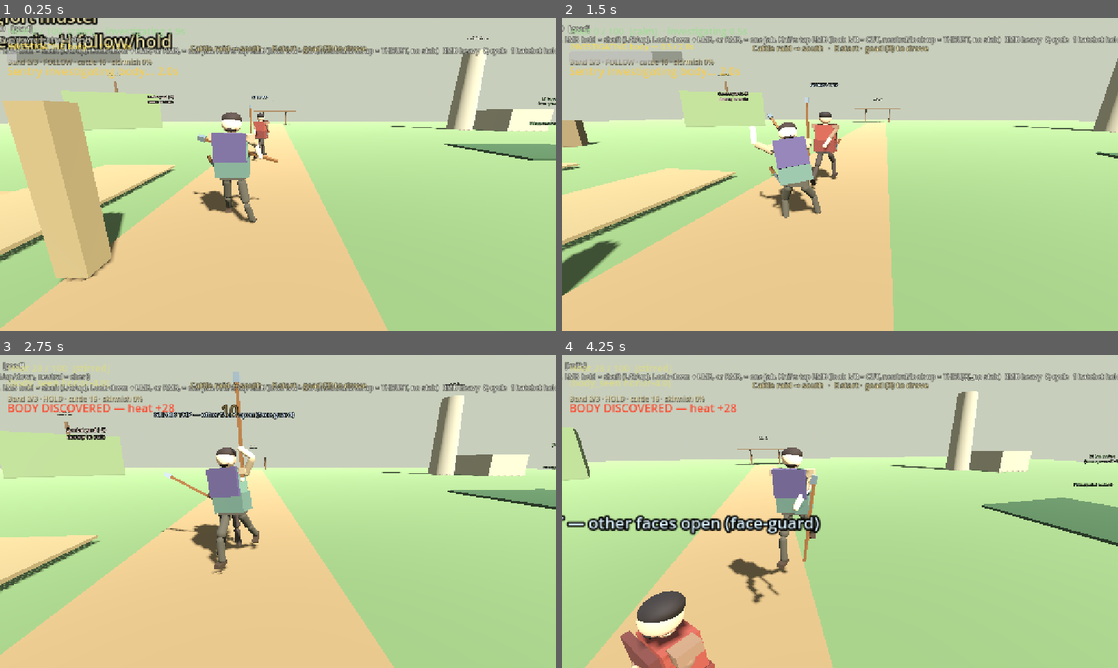
Above: before the commit, frames 1-4 (two rows, left to right).
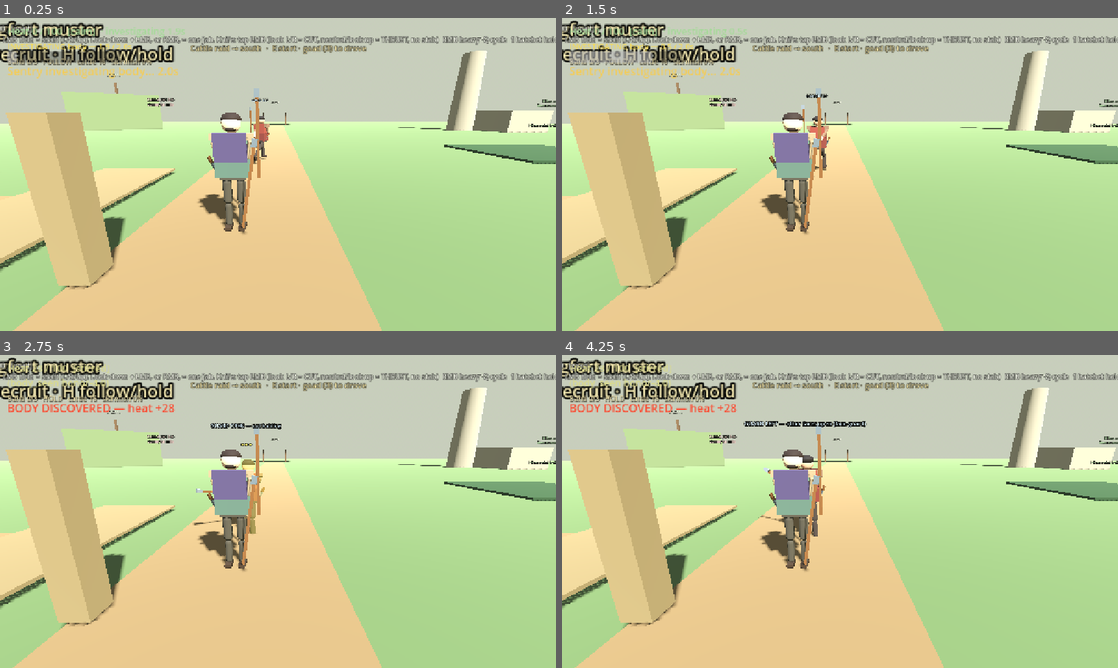
Above: after the commit, the same moments.

Repository: fortins4/devPlayground
Game: Godot game, scene res://scenes/main/main.tscn
The game is run twice, just before and just after one commit, with the same random seed, the same clock (stepped at 60 frames per second) and the same inputs.
Inputs (mouse positions are in pixels of both pictures, inside the frame that each line leads up to):
- Up to frame 1 (0.25 s): no input
- Up to frame 2 (1.5 s): tap Enter at 0.5 s; move the mouse to (867, 174) at 0.52 s; hold Right mouse button (attack_heavy) 0.53-1.28 s; hold W (move_forward) from 0.53 s (still down); click (867, 174) at 0.67 s; tap Space (jump) at 0.77 s; move the mouse to (812, 174) at 1.27 s; click (812, 174) at 1.35 s
- Up to frame 3 (2.75 s): keep holding W (move_forward); tap Space (jump) at 1.52 s; move the mouse to (289, 505) at 2.02 s; hold H (band_toggle) from 2.03 s (still down)
- Up to frame 4 (4.25 s): keep holding W (move_forward); move the mouse to (834, 517) at 2.77 s; release H (band_toggle) at 2.78 s; tap Ctrl (crouch) at 2.85 s; click (834, 517) at 2.92 s; tap Space (jump) at 3.02, 3.77 s; move the mouse to (878, 514) at 3.52 s; hold Q (cycle_weapon) from 3.53 s (still down)

The runs differ from the first frame. In frame 1, 10% of the frame differs, in the area x 0-100%, y 0-100%; in frame 2, 22%; in frame 3, 26%; in frame 4, 36%.
Error after the commit: Parse Error: Function "_pull_shaft_into_spaced_reach()" not found in base self. (res://scripts/characters/player/player_controller.gd:1532)

Commit message:
fix(combat): keep spaced grips in reach after side clear
Over-pushing the mid chord off the chest left the left station 1.6m
from the shoulder, so only the butt hand stuck. Soften side slide,
pull the line into dual-station reach, then light re-clear.

Diff:
--- a/scripts/characters/player/player_controller.gd
+++ b/scripts/characters/player/player_controller.gd
@@ -1451,16 +1451,16 @@
 	# Side arcs stay in front of the torso (−Z). Mid keys used to park the
 	# butt on the centerline so the tip chord cut through the chest.
 	var left: Array = [
-		_swing_line(Vector3(-0.28, 1.34, -0.58), Vector3(-0.72, 0.58, -0.70)),
-		_swing_line(Vector3(-0.18, 1.24, -0.92), Vector3(0.48, 0.22, -1.18)),
-		_swing_line(Vector3(-0.08, 1.14, -0.86), Vector3(0.58, -0.28, -1.05)),
-		_swing_line(Vector3(0.00, 1.12, -0.68), Vector3(0.50, -0.50, -0.78)),
+		_swing_line(Vector3(-0.26, 1.34, -0.55), Vector3(-0.70, 0.55, -0.65)),
+		_swing_line(Vector3(-0.16, 1.22, -0.78), Vector3(0.50, 0.20, -1.00)),
+		_swing_line(Vector3(-0.06, 1.14, -0.74), Vector3(0.58, -0.28, -0.92)),
+		_swing_line(Vector3(0.00, 1.12, -0.62), Vector3(0.50, -0.48, -0.72)),
 	]
 	var right: Array = [
-		_swing_line(Vector3(0.28, 1.34, -0.58), Vector3(0.72, 0.58, -0.70)),
-		_swing_line(Vector3(0.18, 1.24, -0.92), Vector3(-0.48, 0.22, -1.18)),
-		_swing_line(Vector3(0.08, 1.14, -0.86), Vector3(-0.58, -0.28, -1.05)),
-		_swing_line(Vector3(0.00, 1.12, -0.68), Vector3(-0.50, -0.50, -0.78)),
+		_swing_line(Vector3(0.26, 1.34, -0.55), Vector3(0.70, 0.55, -0.65)),
+		_swing_line(Vector3(0.16, 1.22, -0.78), Vector3(-0.50, 0.20, -1.00)),
+		_swing_line(Vector3(0.06, 1.14, -0.74), Vector3(-0.58, -0.28, -0.92)),
+		_swing_line(Vector3(0.00, 1.12, -0.62), Vector3(-0.50, -0.48, -0.72)),
 	]
 	# Overhead chop. Key 0 is the live bar over the head. These keep the
 	# hands high and drop the tip straight down the face side — not the
@@ -1526,15 +1526,20 @@
 	var cleared: Array = _slide_line_off_body(butt_w, tip_w)
 	butt_w = cleared[0]
 	tip_w = cleared[1]
-	if absf(_swing_arc_aim.x) > 0.35:
-		cleared = _slide_line_off_body(butt_w, tip_w)
-		butt_w = cleared[0]
-		tip_w = cleared[1]
+	# Clearance used to shove the mid chord out of left-hand reach — both
+	# palms then sat on the butt. Pull into dual-station reach, then a light
+	# re-slide so the chest stays clear without losing the left grip.
+	var reached: Array = _pull_shaft_into_spaced_reach(butt_w, tip_w)
+	butt_w = reached[0]
+	tip_w = reached[1]
+	cleared = _slide_line_off_body(butt_w, tip_w)
+	butt_w = cleared[0]
+	tip_w = cleared[1]
 	var goad := _place_continuous_shaft(butt_w, tip_w)
 	if goad:
 		# Fixed stations along the wood — nearest-to-shoulder piled both hands on the butt.
-		_grip_shaft_at_y(goad, "right_arm", "right_forearm", 0.10)
-		_grip_shaft_at_y(goad, "left_arm", "left_forearm", 0.58)
+		_grip_shaft_at_y(goad, "right_arm", "right_forearm", 0.12)
+		_grip_shaft_at_y(goad, "left_arm", "left_forearm", 0.48)
 
 
 func _continuous_line_at(u: float) -> Array:
@@ -1569,7 +1574,7 @@
 		mid.z = -0.55
 	# Side mid-arc: keep the bezier in front of the chest, not through it.
 	if absf(_swing_arc_aim.x) > 0.35 and mid.y > 0.70 and mid.y < 1.50:
-		mid.z = minf(mid.z, -1.05)
+		mid.z = minf(mid.z, -0.82)
 	# Do not crest the skull. Overhead stays in front; a side swing stays wide.
 	if mid.y > 1.42 and absf(mid.x) < 0.34:
 		mid.z = minf(mid.z, -0.64)
@@ -1713,14 +1718,14 @@
 			push = maxf(push, (hp.z + 0.30) / along)
 		var tp: Vector3 = torso.to_local(p)
 		# Wider / deeper torso sample so a side chord cannot sit in the chest.
-		if absf(tp.x) < 0.52 and tp.y > -0.18 and tp.y < 0.78 and tp.z > -0.42:
+		if absf(tp.x) < 0.46 and tp.y > -0.14 and tp.y < 0.72 and tp.z > -0.28:
 			var chest_face := -torso.global_transform.basis.z
 			var along_c := 0.35
 			if chest_face.length_squared() > 0.0001:
 				along_c = maxf(dir.dot(chest_face.normalized()), 0.35)
-			push = maxf(push, (tp.z + 0.55) / along_c)
+			push = maxf(push, (tp.z + 0.36) / along_c)
 	if push > 0.001:
-		var push_cap := 1.10 if absf(_swing_arc_aim.x) > 0.35 else 0.55
+		var push_cap := 0.62 if absf(_swing_arc_aim.x) > 0.35 else 0.55
 		var delta := dir * minf(push, push_cap)
 		butt_w += delta
 		tip_w += delta
